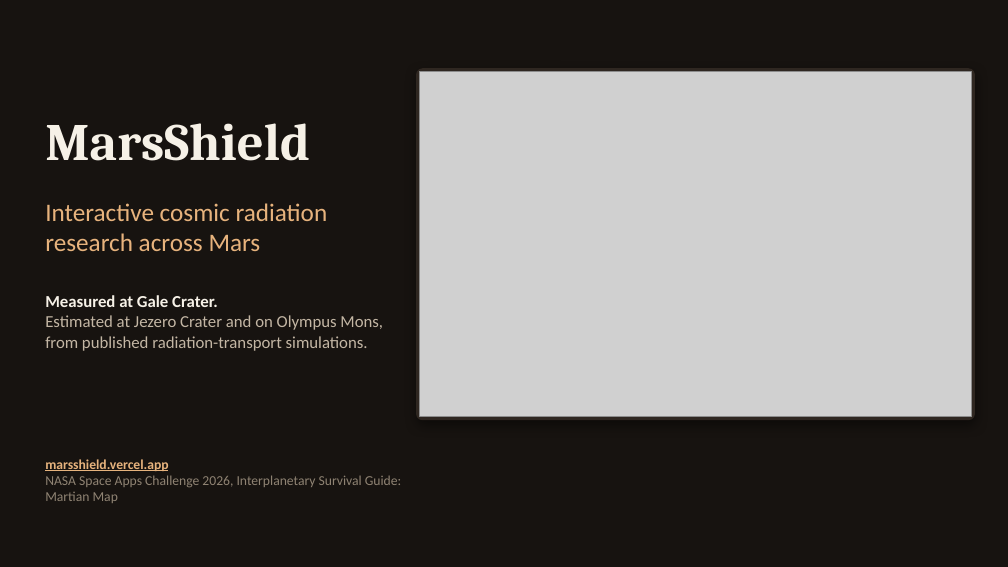
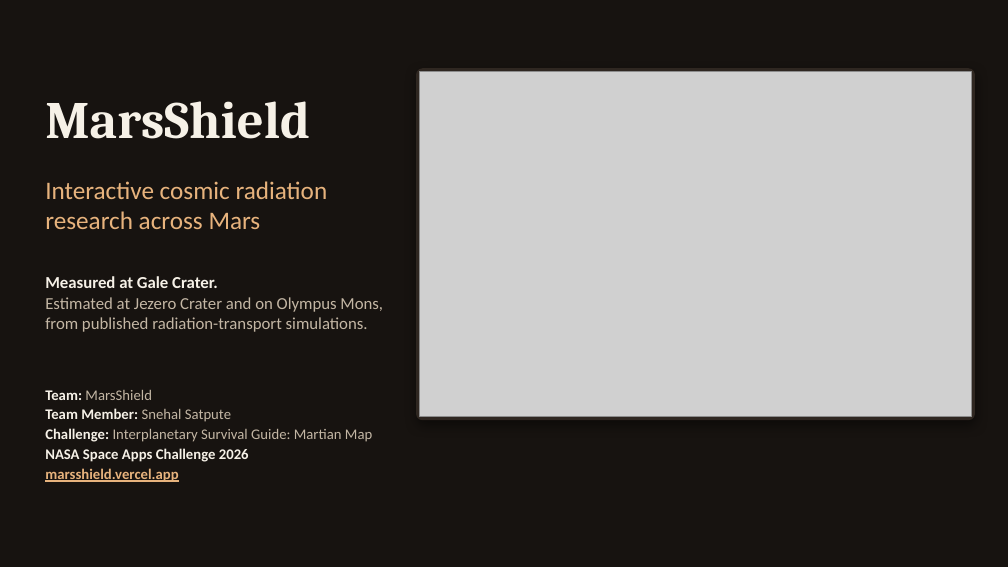
Before and after one commit to Snehal707/MarsShield, a slide deck: slide 1 of submission/MarsShield_SpaceApps2026.pptx. Drawn at 1008x567 pixels with LibreOffice and Linux fonts; fonts in the diff are those of the drawing; grey boxes stand for pictures. Boxes give left, top, right and bottom in pixels: in the first picture for what was removed or moved away, otherwise in the second. Text is boxed around its words. In the diff, an @@ line names an element or a change of style, - is before the commit and + after.

Commit message:
Slide 1: team, member, challenge

```diff
--- a/submission/MarsShield_SpaceApps2026.pptx
+++ b/submission/MarsShield_SpaceApps2026.pptx
@@ text "MarsShield": place and size @@
-text "MarsShield" at <box>45,123,310,161</box>
+text "MarsShield" at <box>45,101,310,139</box>
@@ text "Interactive cosmic radiation research across ...": place and size @@
-text "Interactive cosmic radiation research across ..." at <box>45,203,328,251</box>
+text "Interactive cosmic radiation research across ..." at <box>45,181,328,229</box>
@@ text "Measured at Gale Crater.": place and size @@
-text "Measured at Gale Crater." at <box>45,295,383,351</box>
+text "Measured at Gale Crater." at <box>45,276,383,332</box>
@@ text "Team: MarsShield": place and size @@
-text "Team: MarsShield" at <box>45,459,401,503</box>
+text "Team: MarsShield" at <box>45,390,372,482</box>
@@ text "Team: MarsShield" at <box>45,390,372,482</box>: vertical alignment middle to top @@
@@ text at <box>45,390,372,462</box>: paragraphs added @@
+Team: MarsShield
+Team Member: Snehal Satpute
+Challenge: Interplanetary Survival Guide: Martian Map
+NASA Space Apps Challenge 2026
@@ text at <box>45,475,401,503</box>: paragraph removed @@
-NASA Space Apps Challenge 2026, Interplanetary Survival Guide: Martian Map
@@ text at <box>45,468,178,482</box>: size 13 to 14 pt in "marsshield.vercel.app"; more space between paragraphs @@
```
Also in this commit, not shown: 1 other file.
